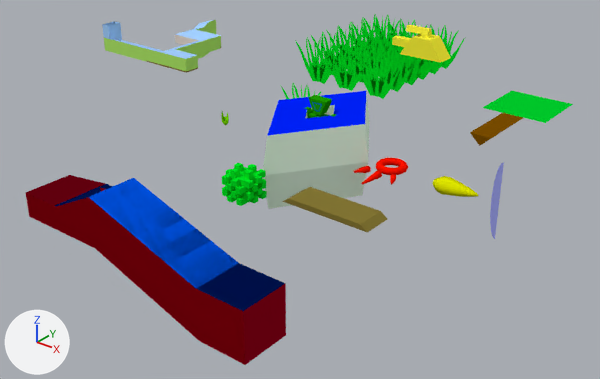
A saved change to the Blender file Blend Files/Blend/start.blend.
Before and after are seen from a 50 mm lens placed at (12.36, -16.29, 8.64), pointed at (-0.67, -0.01, -1.45). The lights are fixed; the arrows at lower left show +X, +Y and +Z. The same objects are shown in both versions, whatever each file hides.

Objects in the first picture: 'Tank', 'Test level', 'bigman', 'bush', 'diamond', 'diamond beam', 'manygrassa', 'platform', 'ramps', 'reward', 'tank bullet', 'tree'.
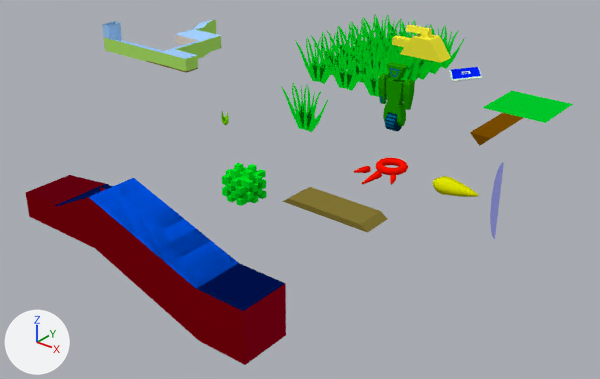
Boxes (x1, y1, x2, y2) around the edits, measured in the pictures (600 x 379 px):
'diamond', moved, rescaled (68% narrower, 87% shorter)
    before: (263, 91, 370, 209)
    after: (449, 67, 483, 81)
'bigman', moved
    before: (305, 95, 336, 118)
    after: (378, 62, 415, 131)

The change, as a list of edits to the scene's bpy script:
```text
Change ob_bigman:
    ob_bigman.location: (0.0, 0.0, 0.0) -> (0.0, 3.67, 0.0)
Change ob_diamond:
    ob_diamond.location: (0.0, 0.0, 0.0) -> (0.0, 8.0, 0.0)
    ob_diamond.scale: (1.0, 1.0, 1.0) -> (0.4, 0.4, 0.04)
```
